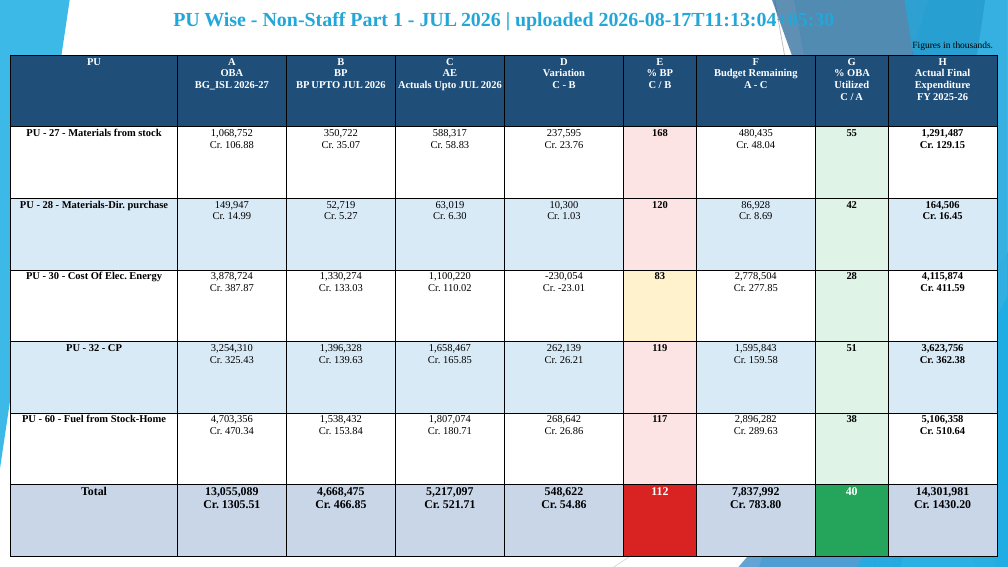
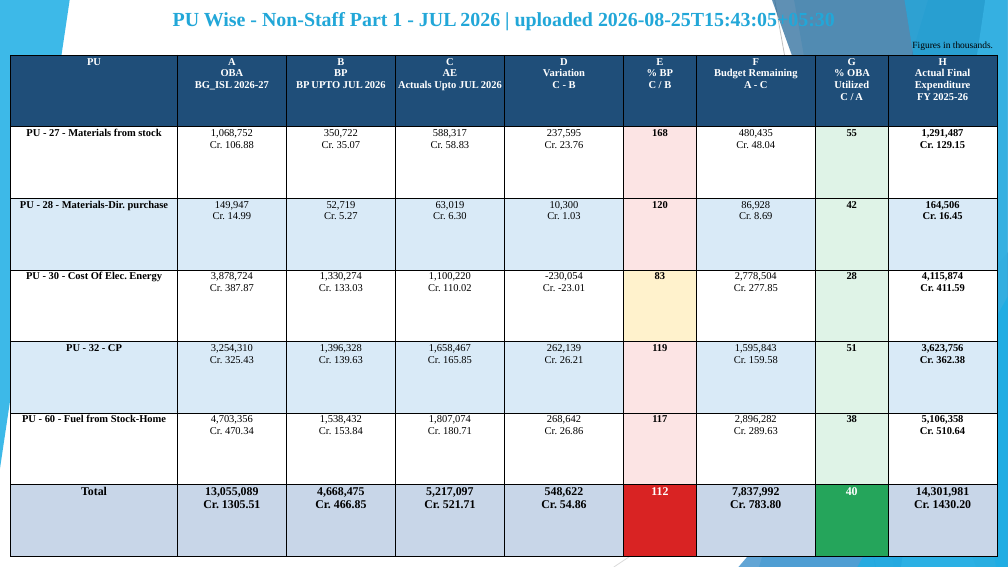
Before and after one commit to girishtiwari007/MB-BUDGET, a slide deck: slide 4 of exports/Moradabad_Division_DRM_Budget_FR_Analysis.pptx. Drawn at 1008x567 pixels with LibreOffice and Linux fonts; fonts in the diff are those of the drawing. Boxes give left, top, right and bottom in pixels: in the first picture for what was removed or moved away, otherwise in the second. Text is boxed around its words. In the diff, an @@ line names an element or a change of style, - is before the commit and + after.

```diff
--- a/exports/Moradabad_Division_DRM_Budget_FR_Analysis.pptx
+++ b/exports/Moradabad_Division_DRM_Budget_FR_Analysis.pptx
@@ text at <box>173,11,835,31</box>: text changed @@
-PU Wise - Non-Staff Part 1 - JUL 2026 | uploaded 2026-08-17T11:13:04+05:30
+PU Wise - Non-Staff Part 1 - JUL 2026 | uploaded 2026-08-25T15:43:05+05:30
```
Also in this commit, not shown: 2 other slides changed, 27 other files.
